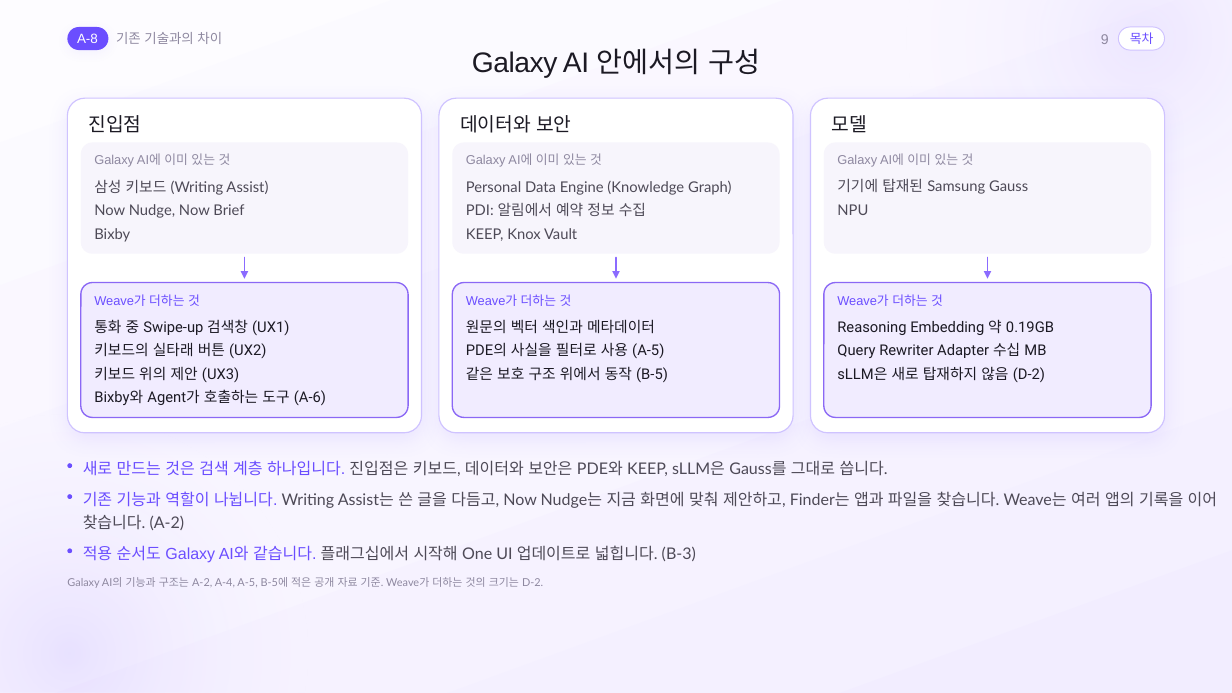
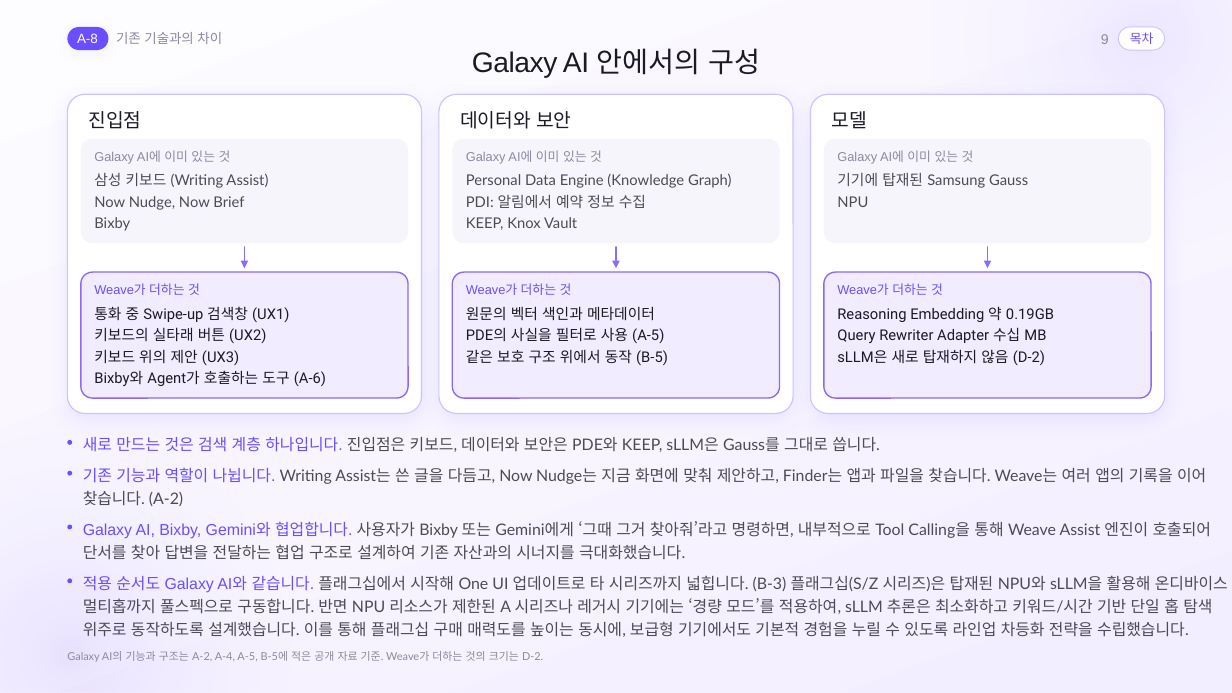
Before and after one commit to gnueaj/t3, a slide deck: slide 9 of weave/결선준비/통합본_Claude/Weave_Appendix_Claude.pptx. Drawn at 1232x693 pixels with LibreOffice and Linux fonts; fonts in the diff are those of the drawing. Boxes give left, top, right and bottom in pixels: in the first picture for what was removed or moved away, otherwise in the second. Text is boxed around its words. In the diff, an @@ line names an element or a change of style, - is before the commit and + after.

```diff
--- a/weave/결선준비/통합본_Claude/Weave_Appendix_Claude.pptx
+++ b/weave/결선준비/통합본_Claude/Weave_Appendix_Claude.pptx
@@ rounded rectangle resized from (x1=67, y1=98, x2=421, y2=433) to (x1=67, y1=94, x2=421, y2=413) @@
@@ rounded rectangle resized from (x1=439, y1=98, x2=793, y2=433) to (x1=439, y1=94, x2=793, y2=413) @@
@@ rounded rectangle resized from (x1=811, y1=98, x2=1165, y2=433) to (x1=811, y1=94, x2=1165, y2=413) @@
@@ rounded rectangle resized from (x1=81, y1=142, x2=409, y2=253) to (x1=81, y1=139, x2=409, y2=243) @@
@@ rounded rectangle resized from (x1=453, y1=142, x2=780, y2=253) to (x1=453, y1=139, x2=780, y2=243) @@
@@ rounded rectangle resized from (x1=824, y1=142, x2=1152, y2=253) to (x1=824, y1=139, x2=1152, y2=243) @@
@@ 6 texts moved together from (x1=89, y1=115, x2=974, y2=167) to (x1=89, y1=111, x2=974, y2=163) @@
@@ 3 texts, 3 freeform shapes moved together from (x1=94, y1=258, x2=989, y2=306) to (x1=94, y1=247, x2=989, y2=295) @@
@@ rounded rectangle resized from (x1=81, y1=283, x2=409, y2=418) to (x1=81, y1=272, x2=409, y2=397) @@
@@ rounded rectangle resized from (x1=453, y1=283, x2=780, y2=418) to (x1=453, y1=272, x2=780, y2=397) @@
@@ proportions changed in 9 elements at (x1=81, y1=139, x2=409, y2=243), (x1=453, y1=139, x2=780, y2=243), (x1=824, y1=139, x2=1152, y2=243), (x1=67, y1=94, x2=421, y2=413), (x1=439, y1=94, x2=793, y2=413), (x1=811, y1=94, x2=1165, y2=413), (x1=81, y1=272, x2=409, y2=397), (x1=453, y1=272, x2=780, y2=397), (x1=824, y1=272, x2=1152, y2=397) @@
@@ rounded rectangle resized from (x1=824, y1=283, x2=1152, y2=418) to (x1=824, y1=272, x2=1152, y2=397) @@
@@ line spacing 18.4pt to 16.7pt in 6 elements at (x1=837, y1=173, x2=1028, y2=207), (x1=94, y1=173, x2=268, y2=231), (x1=466, y1=174, x2=732, y2=230), (x1=466, y1=306, x2=668, y2=365), (x1=837, y1=306, x2=1054, y2=365), (x1=94, y1=306, x2=326, y2=386) @@
@@ text "통화 중 Swipe-up 검색창 (UX1)" moved from (x1=94, y1=319, x2=326, y2=405) to (x1=94, y1=306, x2=326, y2=386) @@
@@ text "원문의 벡터 색인과 메타데이터" moved from (x1=466, y1=319, x2=668, y2=382) to (x1=466, y1=306, x2=668, y2=365) @@
@@ text "Reasoning Embedding 약 0.19GB" moved from (x1=837, y1=319, x2=1054, y2=382) to (x1=837, y1=306, x2=1054, y2=365) @@
@@ text "새로 만드는 것은 검색 계층 ..." at (x1=83, y1=437, x2=880, y2=452): size 12.5 to 12.4 pt; line spacing 18.1pt to 18pt @@
@@ text "기존 기능과 역할이 나뉩니다. Writing ..." at (x1=83, y1=468, x2=1173, y2=506): size 12.5 to 12.4 pt; line spacing 18.1pt to 18pt @@
@@ 3 ellipses, 2 texts moved together from (x1=67, y1=460, x2=1183, y2=554) to (x1=67, y1=437, x2=1173, y2=530) @@
@@ text at (x1=83, y1=521, x2=1148, y2=560): text changed; size 12.5 to 12.4 pt @@
-적용 순서도 Galaxy AI와 같습니다. 플래그십에서 시작해 One UI 업데이트로 넓힙니다. (B-3)
+Galaxy AI, Bixby, Gemini와 협업합니다. 사용자가 Bixby 또는 Gemini에게 ‘그때 그거 찾아줘’라고 명령하면, 내부적으로 Tool Calling을 통해 Weave Assist 엔진이 호출되어
+단서를 찾아 답변을 전달하는 협업 구조로 설계하여 기존 자산과의 시너지를 극대화했습니다.
@@ ellipse added at (x1=67, y1=579, x2=72, y2=583), fill #6B4EFF @@
@@ text added at (x1=83, y1=575, x2=1189, y2=637), 12.4 pt, text #4E4A57 @@
+적용 순서도 Galaxy AI와 같습니다. 플래그십에서 시작해 One UI 업데이트로 타 시리즈까지 넓힙니다. (B-3) 플래그십(S/Z 시리즈)은 탑재된 NPU와 sLLM을 활용해 온디바이스
+멀티홉까지 풀스펙으로 구동합니다. 반면 NPU 리소스가 제한된 A 시리즈나 레거시 기기에는 ‘경량 모드’를 적용하여, sLLM 추론은 최소화하고 키워드/시간 기반 단일 홉 탐색
+위주로 동작하도록 설계했습니다. 이를 통해 플래그십 구매 매력도를 높이는 동시에, 보급형 기기에서도 기본적 경험을 누릴 수 있도록 라인업 차등화 전략을 수립했습니다.
@@ text "Galaxy AI의 기능과 구조는 A-2, ..." moved from (x1=67, y1=577, x2=543, y2=588) to (x1=67, y1=651, x2=543, y2=662) @@
```
Also in this commit, not shown: 4 other slides changed, 11 other files.
